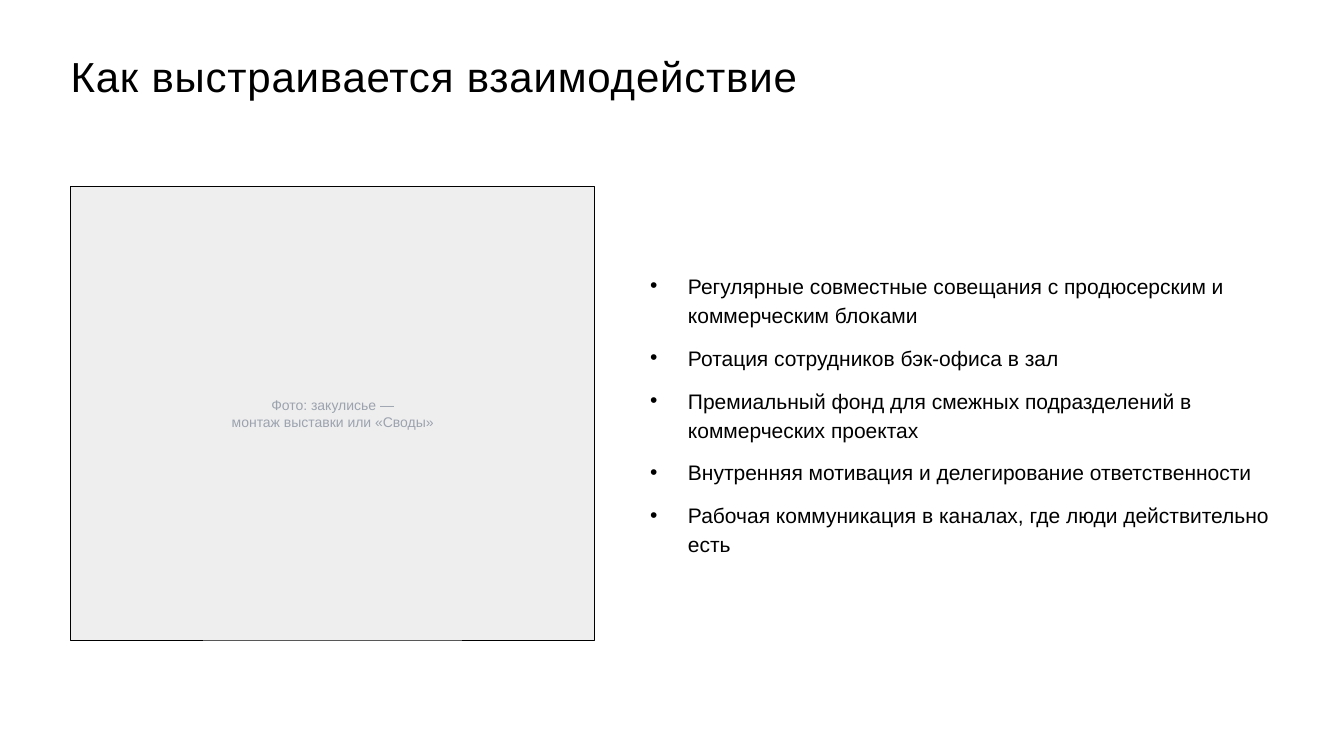
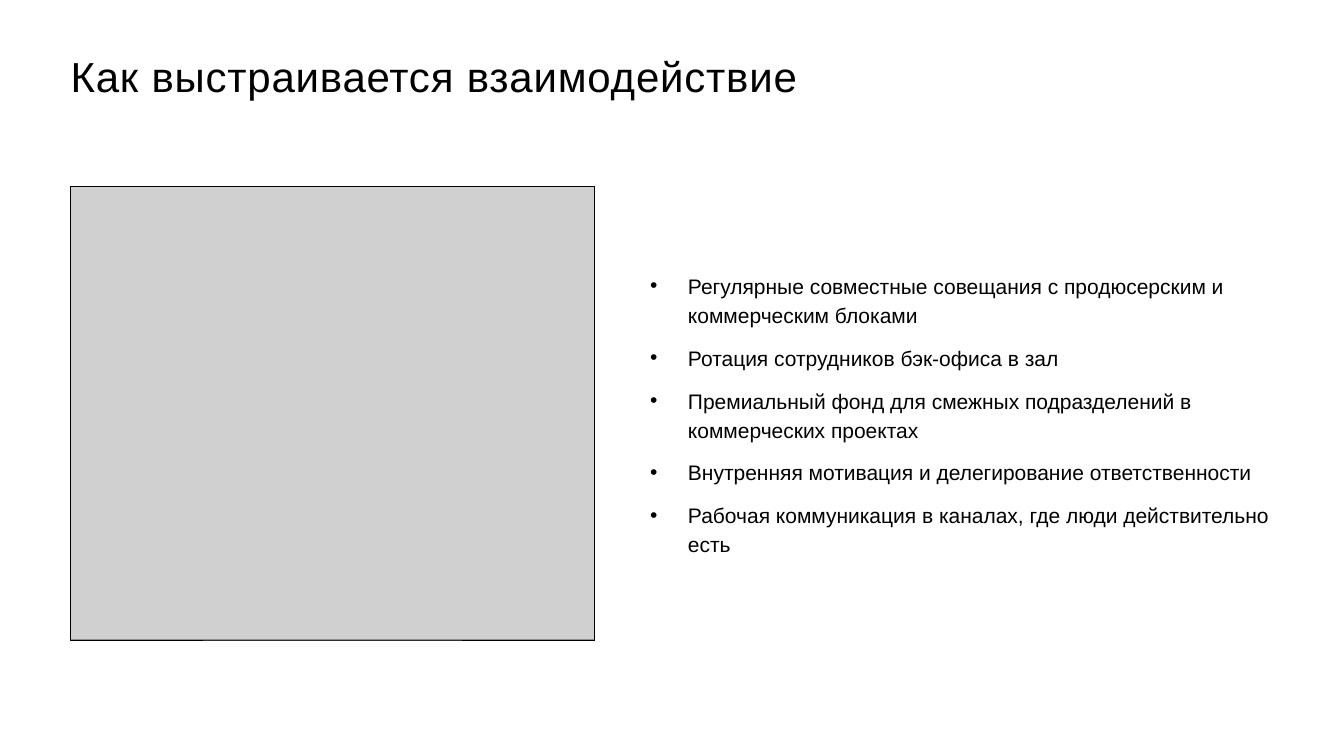
Before and after one commit to skrasin/ges-2, a slide deck: slide 5 of docs/strategy/ges2-service-cx-proposal.pptx. Drawn at 1344x756 pixels with LibreOffice and Linux fonts; fonts in the diff are those of the drawing; grey boxes stand for pictures. Boxes give left, top, right and bottom in pixels: in the first picture for what was removed or moved away, otherwise in the second. Text is boxed around its words. In the diff, an @@ line names an element or a change of style, - is before the commit and + after.

```diff
--- a/docs/strategy/ges2-service-cx-proposal.pptx
+++ b/docs/strategy/ges2-service-cx-proposal.pptx
@@ rectangle at (71,187,595,640): fill #EEEEEE to none @@
@@ picture added at (71,187,595,640) @@
@@ text removed at (232,400,433,430) @@
-Фото: закулисье —
-монтаж выставки или «Своды»
```
Also in this commit, not shown: 6 other slides changed, 9 other files.
